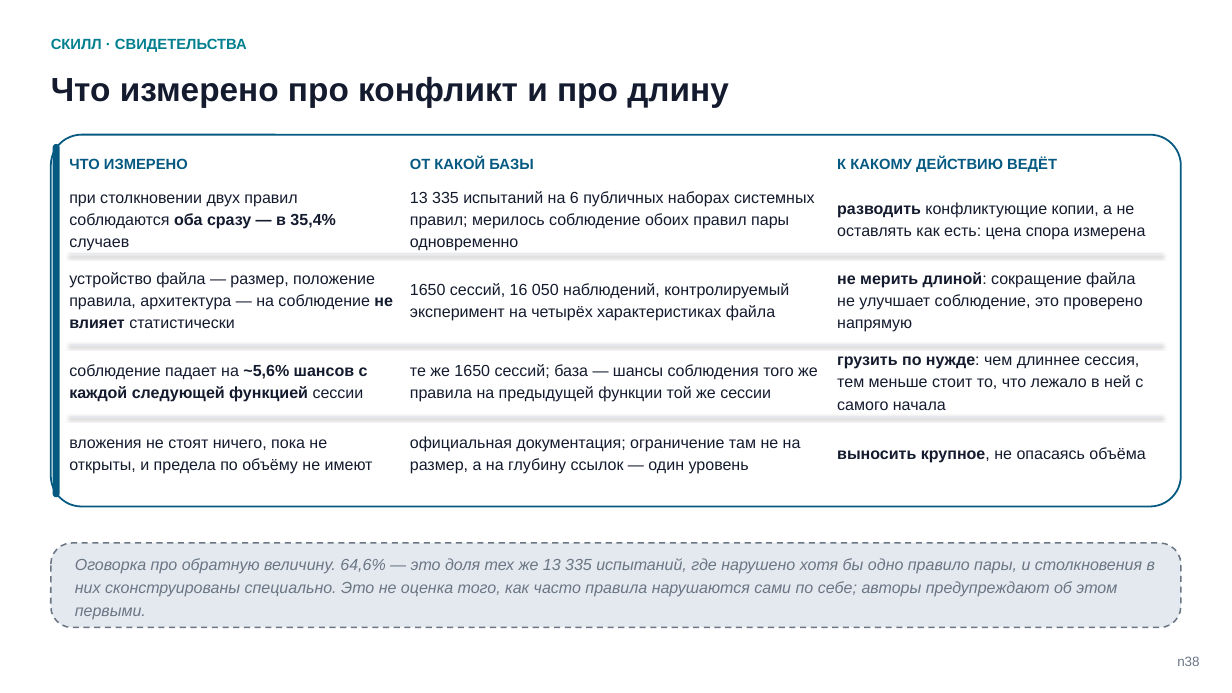
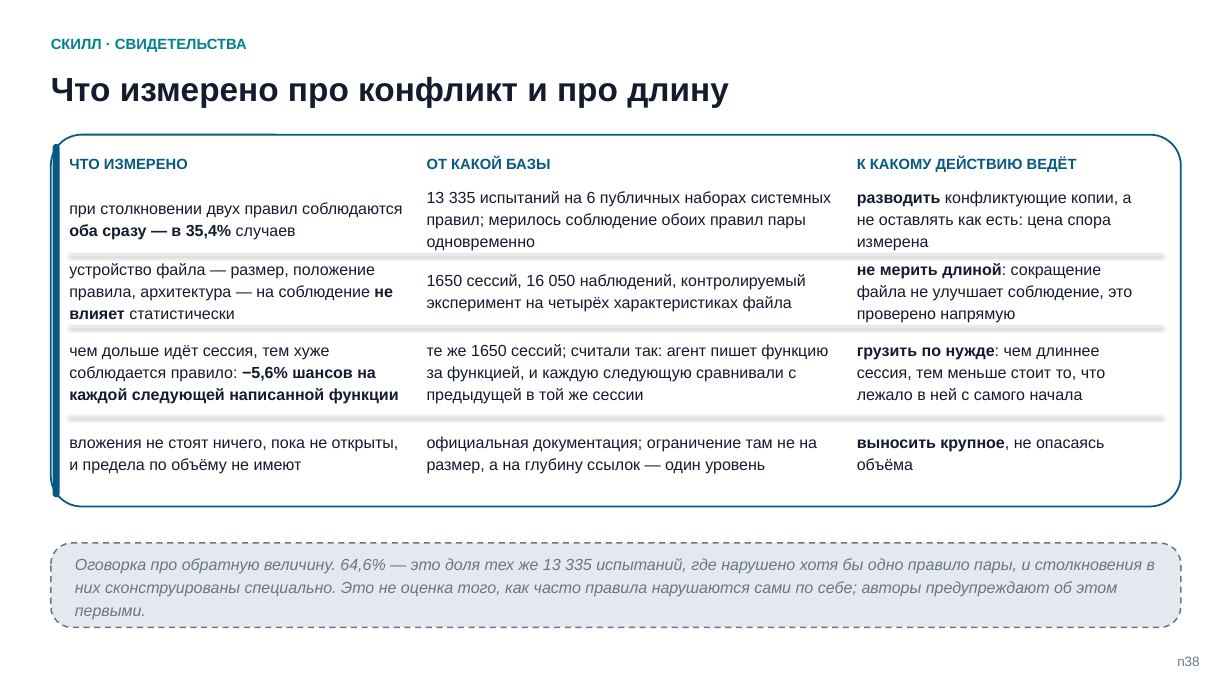
Before and after one commit to tellina-study/AI-usage-lessons, a slide deck: slide 40 of library/seminars/sem-05/rendered/sem-05.pptx. Drawn at 1232x693 pixels with LibreOffice and Linux fonts; fonts in the diff are those of the drawing. Boxes give left, top, right and bottom in pixels: in the first picture for what was removed or moved away, otherwise in the second. Text is boxed around its words. In the diff, an @@ line names an element or a change of style, - is before the commit and + after.

```diff
--- a/library/seminars/sem-05/rendered/sem-05.pptx
+++ b/library/seminars/sem-05/rendered/sem-05.pptx
@@ 3 texts: place and size @@
-3 texts at box(410, 157, 814, 474)
+3 texts at box(427, 157, 831, 474)
@@ text "К КАКОМУ ДЕЙСТВИЮ ВЕДЁТ": place and size @@
-text "К КАКОМУ ДЕЙСТВИЮ ВЕДЁТ" at box(837, 157, 1057, 172)
+text "К КАКОМУ ДЕЙСТВИЮ ВЕДЁТ" at box(857, 157, 1077, 172)
@@ text "при столкновении двух правил соблюдаются ..." rewrapped from box(69, 194, 335, 251) to box(69, 202, 402, 240) @@
@@ text "разводить конфликтующие копии, а не ..." rewrapped from box(837, 202, 1146, 240) to box(857, 191, 1132, 251) @@
@@ text "устройство файла — размер, положение ...": place and size @@
-text "устройство файла — размер, положение ..." at box(69, 272, 393, 328)
+text "устройство файла — размер, положение ..." at box(69, 263, 393, 319)
@@ text "1650 сессий, 16 050 наблюдений, ...": place and size @@
-text "1650 сессий, 16 050 наблюдений, ..." at box(410, 283, 789, 321)
+text "1650 сессий, 16 050 наблюдений, ..." at box(427, 274, 806, 312)
@@ text "не мерить длиной: сокращение файла ..." rewrapped from box(837, 272, 1142, 332) to box(857, 263, 1132, 323) @@
@@ line moved from (69, 344) - (1163, 344) to (69, 325) - (1163, 325) @@
@@ text "грузить по нужде: чем длиннее ..." rewrapped from box(837, 356, 1143, 410) to box(857, 347, 1105, 400) @@
@@ text at box(69, 345, 399, 404): text changed; bold off @@
-соблюдение падает на ~5,6% шансов с каждой следующей функцией сессии
+чем дольше идёт сессия, тем хуже соблюдается правило: −5,6% шансов на каждой следующей написанной функции
@@ text at box(427, 344, 828, 404): text changed @@
-те же 1650 сессий; база — шансы соблюдения того же правила на предыдущей функции той же сессии
+те же 1650 сессий; считали так: агент пишет функцию за функцией, и каждую следующую сравнивали с предыдущей в той же сессии
@@ text "вложения не стоят ничего, пока ..." rewrapped from box(69, 439, 373, 474) to box(69, 439, 399, 474) @@
@@ text "выносить крупное, не опасаясь объёма" rewrapped from box(837, 447, 1145, 463) to box(857, 439, 1104, 470) @@
```
Also in this commit, not shown: 4 other slides changed, 6 other files.
